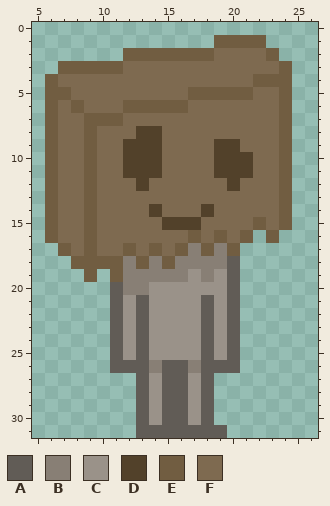
File history of a pixel-art sprite, Jam4Cause/Assets/Sprites/Characters/Teacher-Front.png. That is the earlier state.
The file is 32x32 pixels. Shown: x 5..26, y 0..31.
Palette (. is transparent): A #615c56  B #887f75  C #9a9289  D #52412a  E #715d41  F #7e6a50
Pixels before, first column x 6:
 1 .............EEEE..
 2 ......EEEEEEEFFFFE.
 3 .EEEEEFFFFFFFFFFFFE
 4 EFFFFFFFFFFFFFFFEEE
 5 EEFFFFFFFFFEEEEEFFE
 6 EFEFFFEEEEEFFFFFFFE
 7 EFFEEEFFFFFFFFFFFFE
 8 EFFEFFFDDFFFFFFFFFE
 9 EFFEFFDDDFFFFDDFFFE
10 EFFEFFDDDFFFFDDDFFE
11 EFFEFFDDDFFFFDDDFFE
12 EFFEFFFDFFFFFFDFFFE
13 EFFEFFFFFFFFFFFFFFE
14 EFFEFFFFDFFFDFFFFFE
15 EFFEFFFFFDDDFFFFEFE
16 EFFEFFFFFFFEFEFE.E.
17 .EFEFFEFEFEBEBE....
18 ..EEEEBEBEBBBBA....
19 ...E.EBBBBBCBCA....
20 .....ABBCCCCCCA....
21 .....ACACCCCACA....
22 .....ACACCCCACA....
23 .....ACACCCCACA....
24 .....ACACCCCACA....
25 .....ACACCCCACA....
26 .....AAABAABAAA....
27 .......ACAACA......
28 .......ACAACA......
29 .......ACAACA......
30 .......ACAACA......
31 .......AAAAAAA.....
After:
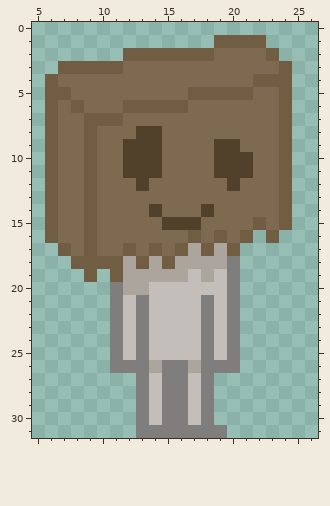
The exact change:
colour A: #615c56 -> #807e7c
colour B: #887f75 -> #aca59e
colour C: #9a9289 -> #c3beba
